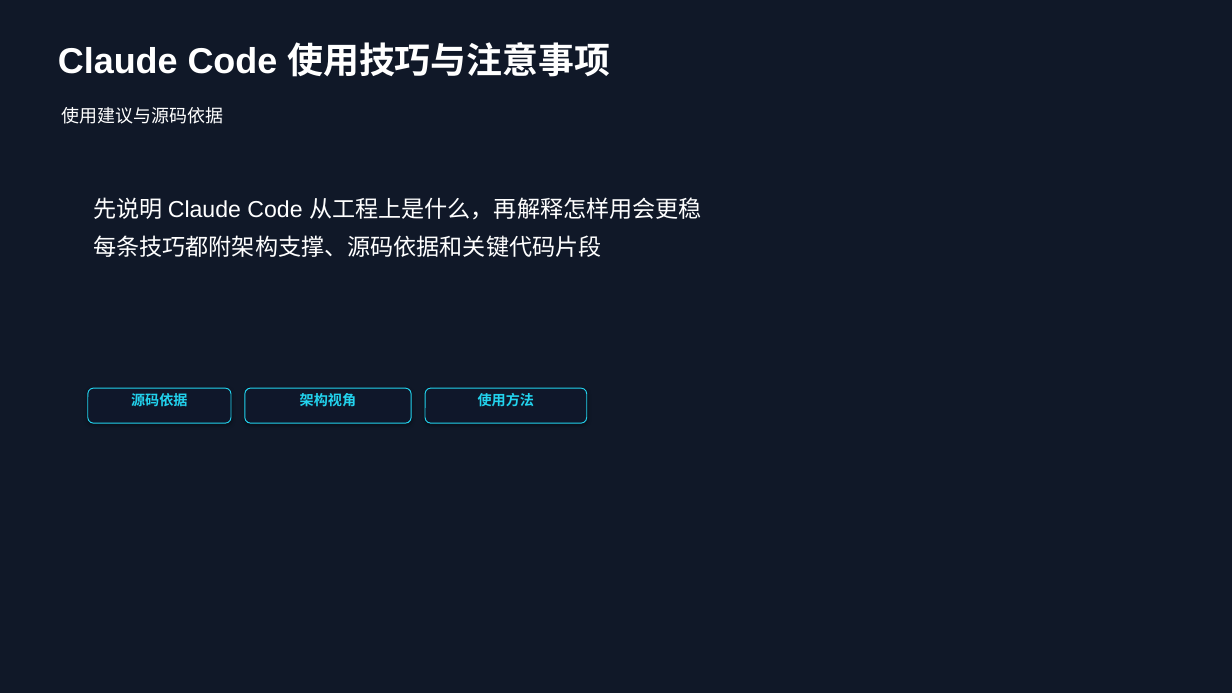
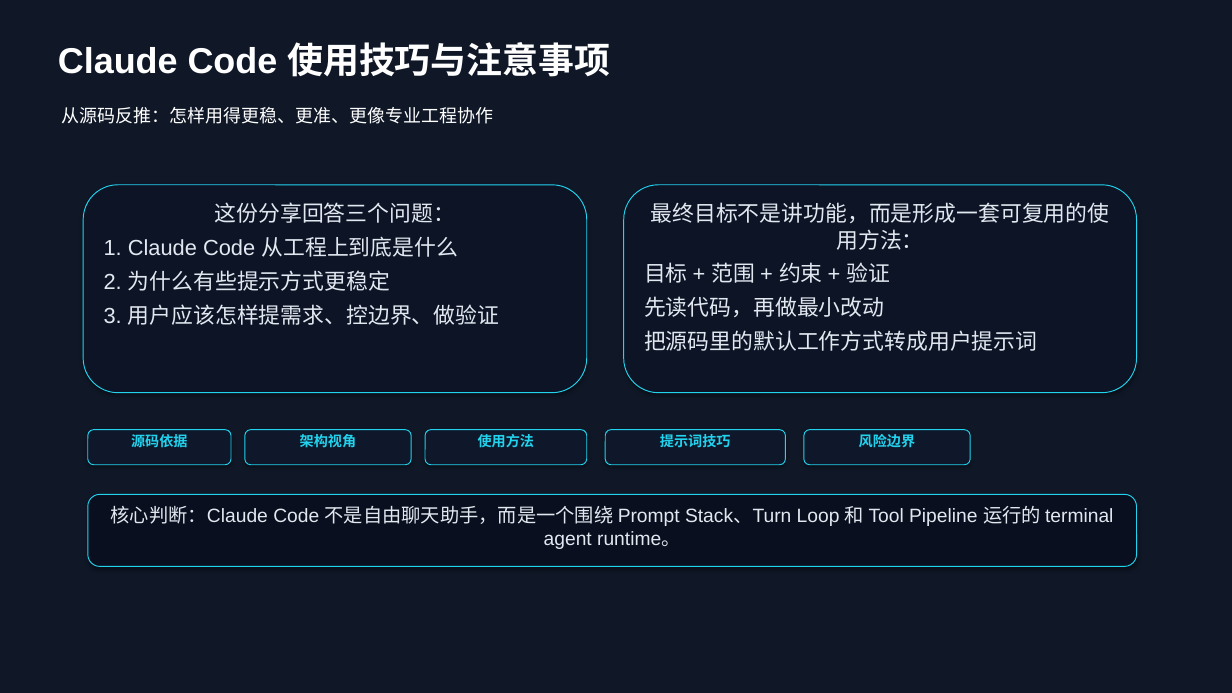
Before and after one commit to boboliu-1010/ccode, a slide deck: slide 1 of docs/zh/09-Claude Code 使用技巧与注意事项.pptx. Drawn at 1232x693 pixels with LibreOffice and Linux fonts; fonts in the diff are those of the drawing. Boxes give left, top, right and bottom in pixels: in the first picture for what was removed or moved away, otherwise in the second. Text is boxed around its words. In the diff, an @@ line names an element or a change of style, - is before the commit and + after.

Commit message:
Enrich presentation cover slide

```diff
--- a/docs/zh/09-Claude Code 使用技巧与注意事项.pptx
+++ b/docs/zh/09-Claude Code 使用技巧与注意事项.pptx
@@ text at bbox=[62, 107, 494, 124]: text changed @@
-使用建议与源码依据
+从源码反推：怎样用得更稳、更准、更像专业工程协作
@@ rounded rectangle "这份分享回答三个问题：": place and size @@
-rounded rectangle "这份分享回答三个问题：" at bbox=[93, 197, 702, 257]
+rounded rectangle "这份分享回答三个问题：" at bbox=[83, 185, 587, 393]
@@ rounded rectangle "这份分享回答三个问题：" at bbox=[83, 185, 587, 393]: fill none to #0C1426; outline none to #22D3EE 0.75 pt; shadow on @@
@@ text in rounded rectangle at bbox=[104, 202, 500, 325]: text changed; size 18 to 17 pt; text colour #FFFFFF to #E2E8F0 @@
-先说明 Claude Code 从工程上是什么，再解释怎样用会更稳
-每条技巧都附架构支撑、源码依据和关键代码片段
+这份分享回答三个问题：
+1. Claude Code 从工程上到底是什么
+2. 为什么有些提示方式更稳定
+3. 用户应该怎样提需求、控边界、做验证
@@ rounded rectangle added at bbox=[624, 185, 1137, 393], fill #0C1426, outline #22D3EE 0.75 pt, 17 pt, text #E2E8F0 @@
+最终目标不是讲功能，而是形成一套可复用的使用方法：
+目标 + 范围 + 约束 + 验证
+先读代码，再做最小改动
+把源码里的默认工作方式转成用户提示词
@@ 3 rounded rectangles: place and size @@
-3 rounded rectangles at bbox=[88, 388, 587, 423]
+3 rounded rectangles at bbox=[88, 430, 587, 465]
@@ rounded rectangle added at bbox=[605, 430, 786, 465], fill #0F172A, outline #22D3EE 0.75 pt, 11 pt, text #22D3EE, bold @@
+提示词技巧
@@ rounded rectangle added at bbox=[804, 430, 970, 465], fill #0F172A, outline #22D3EE 0.75 pt, 11 pt, text #22D3EE, bold @@
+风险边界
@@ rounded rectangle added at bbox=[88, 494, 1137, 567], fill #090F1E, outline #22D3EE 0.75 pt, 15 pt, text #E2E8F0 @@
+核心判断：Claude Code 不是自由聊天助手，而是一个围绕 Prompt Stack、Turn Loop 和 Tool Pipeline 运行的 terminal agent runtime。
```
Also in this commit, not shown: 1 other file.
